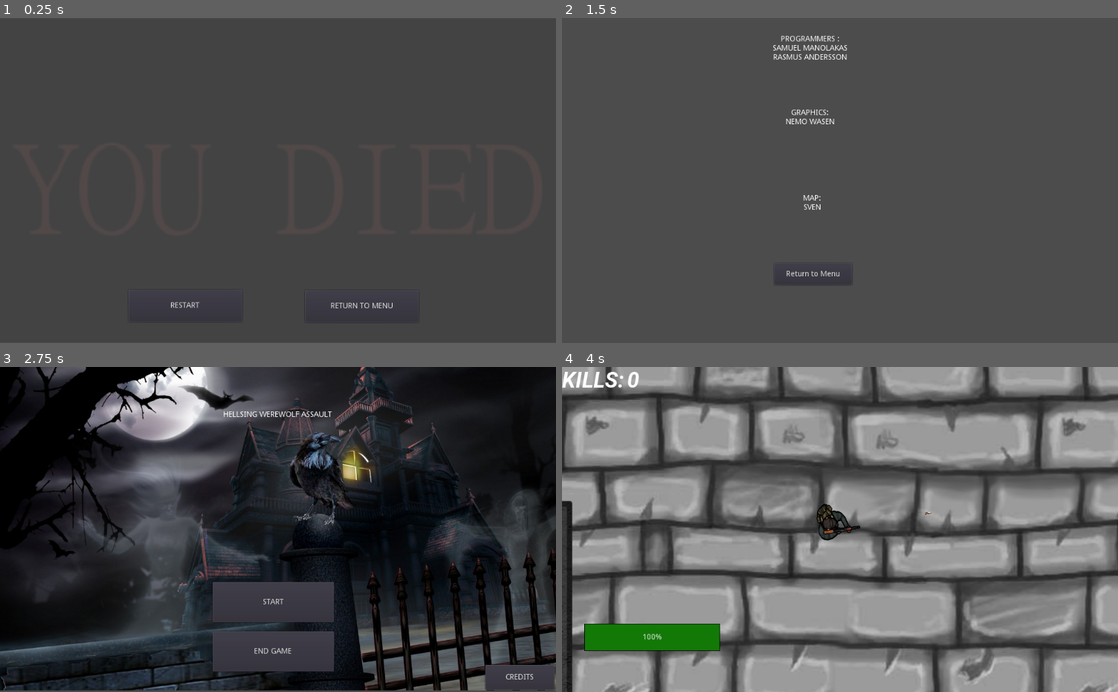
Above: before the commit, frames 1-4 (two rows, left to right).
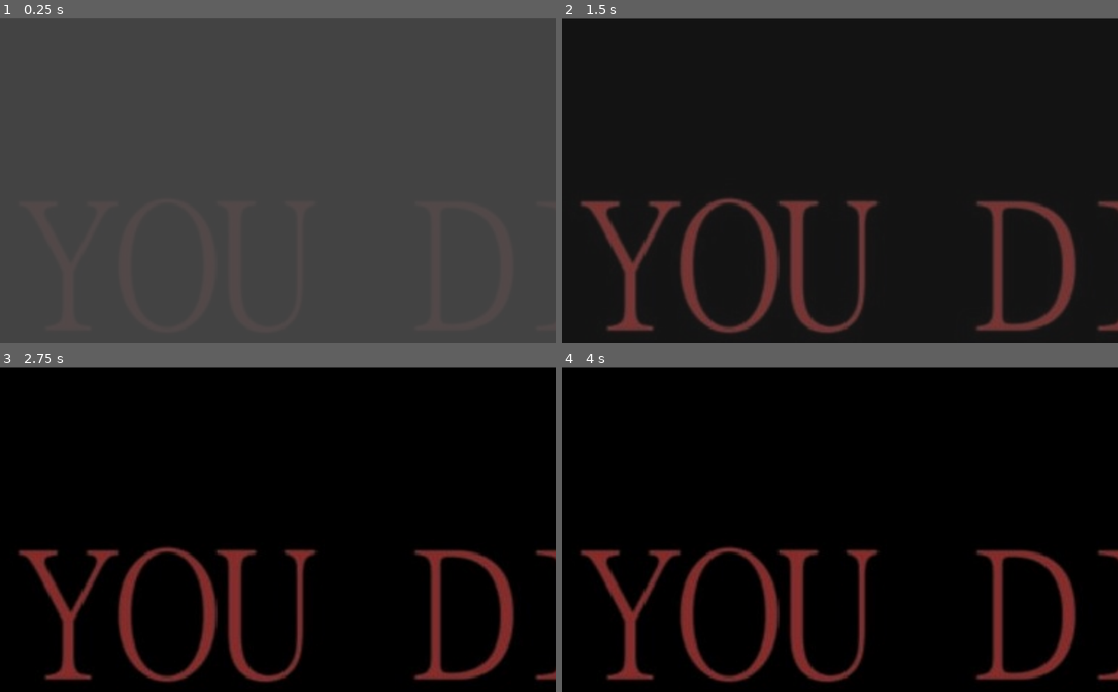
Above: after the commit, the same moments.

Repository: samuelmanolakas/Hellsing-Warewolf-Assault
Game: Godot game, scene res://Death.tscn
The game is run twice, just before and just after one commit, with the same random seed, the same clock (stepped at 60 frames per second) and the same inputs. This scene is started directly instead of the project's main scene. The engine's default icon, where the game draws it, is replaced by a stand-in: a white triangle on a blue panel in a dark square.
Inputs (mouse positions are in pixels of both pictures, inside the frame that each line leads up to):
- Up to frame 1 (0.25 s): no input
- Up to frame 2 (1.5 s): click (923, 307) at 0.5 s, where only the run before the commit has a clickable "RETURN TO MENU"; click (1084, 330) at 1.25 s, where only the run before the commit has a clickable "CREDITS"
- Up to frame 3 (2.75 s): click (250, 623) at 2 s, where only the run before the commit has a clickable "Return to Menu"
- Up to frame 4 (4 s): click (834, 601) at 2.75 s, where only the run before the commit has a clickable "START"; tap Enter at 3.5 s; move the mouse to (962, 513) at 3.52 s; hold D (right) from 3.53 s (still down); click (962, 513) at 3.6 s

The runs differ from the first frame. In frame 1, 0.3% of the frame differs, in the area x 23-71%, y 83-94%; in frame 2, 99%; in frame 3, 69%; in frame 4, 100%, in the area x 0-100%, y 0-100%.

Commit message:
Fixed Resolution

Diff:
--- a/Bullet.tscn
+++ b/Bullet.tscn
@@ -4,9 +4,10 @@
 [ext_resource path="res://Bullet.gd" type="Script" id=2]
 
 [sub_resource type="RectangleShape2D" id=1]
-extents = Vector2( 2.11523, 5.57913 )
+extents = Vector2( 1.94088, 5.76812 )
 
 [node name="Bullet" type="Area2D"]
+scale = Vector2( 1.3, 1.3 )
 script = ExtResource( 2 )
 
 [node name="CollisionShape2D" type="CollisionShape2D" parent="."]
@@ -14,6 +15,8 @@
 shape = SubResource( 1 )
 
 [node name="Sprite" type="Sprite" parent="."]
+modulate = Color( 1, 0.937255, 0, 1 )
+self_modulate = Color( 1, 0.937255, 0, 1 )
 rotation = 1.5708
 scale = Vector2( 0.09, 0.09 )
 texture = ExtResource( 1 )
--- a/Credits.tscn
+++ b/Credits.tscn
@@ -1,15 +1,39 @@
-[gd_scene load_steps=2 format=2]
+[gd_scene load_steps=8 format=2]
 
 [ext_resource path="res://Credits.gd" type="Script" id=1]
+[ext_resource path="res://NemoW/sr-logo-monogram-emblem-style-with-crown-shape-design-template-free-vector.webp" type="Texture" id=2]
+[ext_resource path="res://Roboto-BoldItalic.ttf" type="DynamicFontData" id=3]
+
+[sub_resource type="DynamicFont" id=1]
+size = 40
+font_data = ExtResource( 3 )
+
+[sub_resource type="DynamicFont" id=2]
+size = 40
+font_data = ExtResource( 3 )
+
+[sub_resource type="DynamicFont" id=3]
+size = 40
+font_data = ExtResource( 3 )
+
+[sub_resource type="DynamicFont" id=4]
+font_data = ExtResource( 3 )
 
 [node name="Credits" type="Node2D"]
 script = ExtResource( 1 )
 
+[node name="Sprite" type="Sprite" parent="."]
+position = Vector2( 797.567, 454.802 )
+scale = Vector2( 7.99042, 4.61291 )
+texture = ExtResource( 2 )
+
 [node name="Programmers" type="Label" parent="."]
-margin_left = 338.473
-margin_top = 15.4935
-margin_right = 576.473
-margin_bottom = 98.4935
+margin_left = 603.285
+margin_top = 52.5366
+margin_right = 1003.28
+margin_bottom = 202.537
+custom_fonts/font = SubResource( 1 )
+custom_colors/font_color = Color( 1, 0, 0, 1 )
 text = "Programmers :
 Samuel Manolakas
 Rasmus Andersson"
@@ -21,10 +45,12 @@
 }
 
 [node name="Graphics" type="Label" parent="."]
-margin_left = 338.473
-margin_top = 141.825
-margin_right = 576.473
-margin_bottom = 224.825
+margin_left = 668.388
+margin_top = 298.001
+margin_right = 923.388
+margin_bottom = 397.001
+custom_fonts/font = SubResource( 2 )
+custom_colors/font_color = Color( 1, 0, 0, 1 )
 text = "Graphics:
 Nemo Wasen"
 align = 1
@@ -35,10 +61,12 @@
 }
 
 [node name="Map" type="Label" parent="."]
-margin_left = 342.049
-margin_top = 300.335
-margin_right = 580.049
-margin_bottom = 383.335
+margin_left = 674.0
+margin_top = 457.847
+margin_right = 912.0
+margin_bottom = 540.847
+custom_fonts/font = SubResource( 3 )
+custom_colors/font_color = Color( 1, 0, 0, 1 )
 text = "Map:
 Sven"
 align = 1
@@ -49,10 +77,12 @@
 }
 
 [node name="ReturnButton" type="Button" parent="."]
-margin_left = 390.913
-margin_top = 452.887
-margin_right = 533.913
-margin_bottom = 492.887
+margin_left = 651.53
+margin_top = 632.607
+margin_right = 794.53
+margin_bottom = 672.607
+rect_scale = Vector2( 2, 2 )
+custom_fonts/font = SubResource( 4 )
 text = "Return to Menu"
 __meta__ = {
 "_edit_use_anchors_": false
--- a/Death.tscn
+++ b/Death.tscn
@@ -1,16 +1,25 @@
-[gd_scene load_steps=5 format=2]
+[gd_scene load_steps=8 format=2]
 
 [ext_resource path="res://NemoW/You-Died.jpg" type="Texture" id=1]
 [ext_resource path="res://Sprite.gd" type="Script" id=2]
 [ext_resource path="res://NemoW/Dark Souls - You Died Sound Effect.mp3" type="AudioStream" id=3]
 [ext_resource path="res://Death.gd" type="Script" id=4]
+[ext_resource path="res://Roboto-BoldItalic.ttf" type="DynamicFontData" id=5]
+
+[sub_resource type="DynamicFont" id=1]
+size = 30
+font_data = ExtResource( 5 )
+
+[sub_resource type="DynamicFont" id=2]
+size = 30
+font_data = ExtResource( 5 )
 
 [node name="Death" type="Node2D"]
 script = ExtResource( 4 )
 
 [node name="Sprite" type="Sprite" parent="."]
-position = Vector2( 513.831, 299.93 )
-scale = Vector2( 1.78852, 1.70633 )
+position = Vector2( 768.911, 433.955 )
+scale = Vector2( 2.67576, 2.47219 )
 texture = ExtResource( 1 )
 script = ExtResource( 2 )
 
@@ -19,20 +28,22 @@
 autoplay = true
 
 [node name="Restartbutton" type="Button" parent="."]
-margin_left = 236.774
-margin_top = 502.0
-margin_right = 445.774
-margin_bottom = 561.0
+margin_left = 389.0
+margin_top = 689.0
+margin_right = 673.0
+margin_bottom = 778.0
+custom_fonts/font = SubResource( 1 )
 text = "RESTART"
 __meta__ = {
 "_edit_use_anchors_": false
 }
 
 [node name="ReturnButton" type="Button" parent="."]
-margin_left = 562.151
-margin_top = 503.356
-margin_right = 771.151
-margin_bottom = 562.356
+margin_left = 866.045
+margin_top = 689.0
+margin_right = 1150.04
+margin_bottom = 778.0
+custom_fonts/font = SubResource( 2 )
 text = "RETURN TO MENU"
 __meta__ = {
 "_edit_use_anchors_": false
--- a/Menu.tscn
+++ b/Menu.tscn
@@ -1,21 +1,40 @@
-[gd_scene load_steps=3 format=2]
+[gd_scene load_steps=8 format=2]
 
 [ext_resource path="res://Menu.gd" type="Script" id=1]
 [ext_resource path="res://NemoW/1256611.jpg" type="Texture" id=2]
+[ext_resource path="res://Roboto-BoldItalic.ttf" type="DynamicFontData" id=3]
+
+[sub_resource type="DynamicFont" id=1]
+size = 40
+font_data = ExtResource( 3 )
+
+[sub_resource type="DynamicFont" id=2]
+size = 30
+font_data = ExtResource( 3 )
+
+[sub_resource type="DynamicFont" id=3]
+size = 30
+font_data = ExtResource( 3 )
+
+[sub_resource type="DynamicFont" id=4]
+size = 20
+font_data = ExtResource( 3 )
 
 [node name="Menu" type="Node2D"]
 script = ExtResource( 1 )
 
 [node name="Sprite" type="Sprite" parent="."]
-position = Vector2( 501.448, 236.865 )
-scale = Vector2( 0.4, 0.4 )
+position = Vector2( 794.954, 438.388 )
+scale = Vector2( 0.553092, 0.524926 )
 texture = ExtResource( 2 )
 
 [node name="Title" type="Label" parent="."]
-margin_left = 234.0
-margin_top = 29.0
-margin_right = 789.0
-margin_bottom = 147.0
+margin_left = 527.997
+margin_top = 141.253
+margin_right = 1108.0
+margin_bottom = 259.253
+custom_fonts/font = SubResource( 1 )
+custom_colors/font_color = Color( 0.52549, 0.0352941, 0.0352941, 1 )
 text = "Hellsing Werewolf Assault"
 align = 1
 valign = 1
@@ -25,30 +44,33 @@
 }
 
 [node name="StartButton" type="Button" parent="."]
-margin_left = 391.824
-margin_top = 397.41
-margin_right = 614.824
-margin_bottom = 471.41
+margin_left = 650.0
+margin_top = 643.298
+margin_right = 873.0
+margin_bottom = 717.298
+custom_fonts/font = SubResource( 2 )
 text = "START"
 __meta__ = {
 "_edit_use_anchors_": false
 }
 
 [node name="EndButton" type="Button" parent="."]
-margin_left = 391.824
-margin_top = 488.109
-margin_right = 614.824
-margin_bottom = 562.109
+margin_left = 650.0
+margin_top = 737.561
+margin_right = 873.0
+margin_bottom = 811.561
+custom_fonts/font = SubResource( 3 )
 text = "END GAME"
 __meta__ = {
 "_edit_use_anchors_": false
 }
 
 [node name="CreditsButton" type="Button" parent="."]
-margin_left = 894.0
-margin_top = 550.0
-margin_right = 1021.0
-margin_bottom = 596.0
+margin_left = 1394.69
+margin_top = 810.142
+margin_right = 1521.69
+margin_bottom = 856.142
+custom_fonts/font = SubResource( 4 )
 text = "CREDITS"
 __meta__ = {
 "_edit_use_anchors_": false
--- a/project.godot
+++ b/project.godot
@@ -20,6 +20,7 @@
 
 [display]
 
+window/size/resizable=false
 window/size/fullscreen=true
 
 [input]
Binary file added: NemoW/sr-logo-monogram-emblem-style-with-crown-shape-design-template-free-vector.webp
